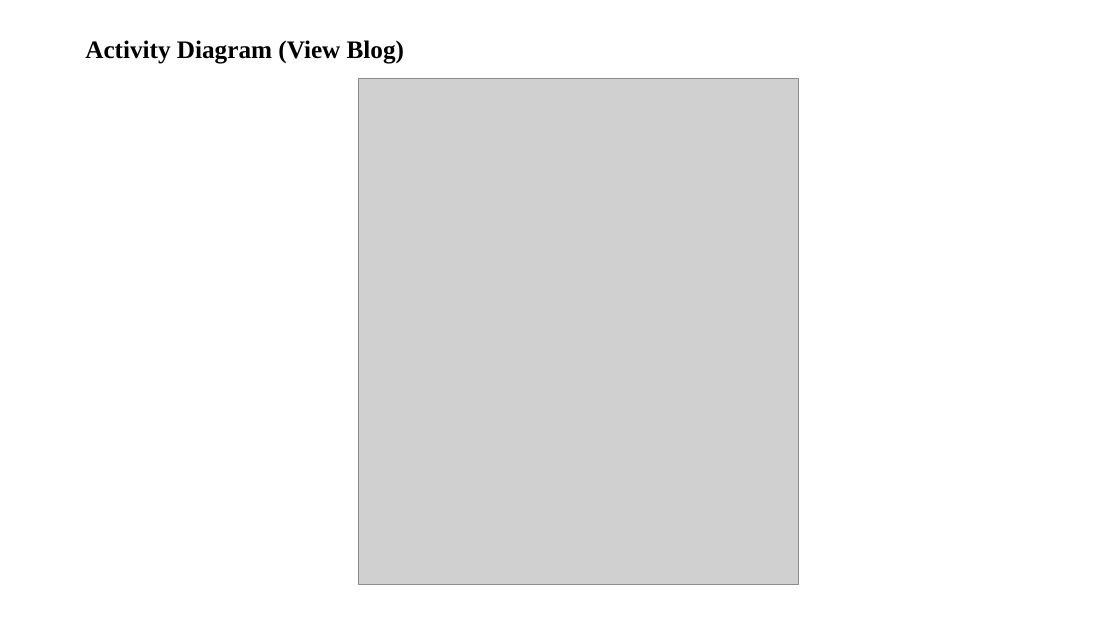
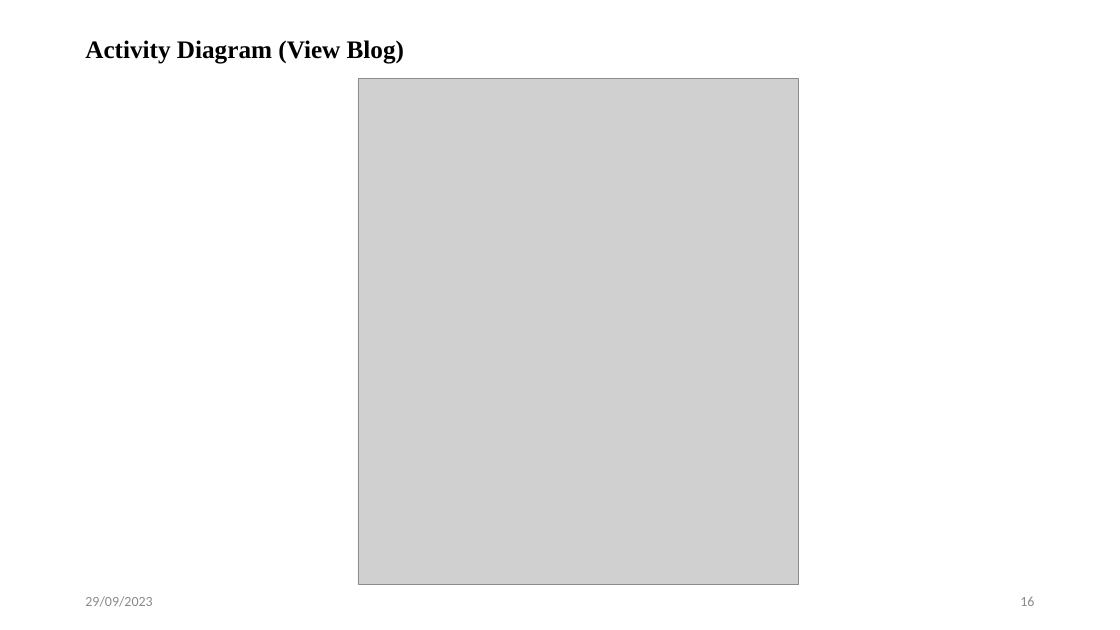
Before and after one commit to iprosenjitp/Tech-School, a slide deck: slide 16 of Materials/Mid Defense.pptx (slide 10 before the commit). Drawn at 1120x630 pixels with LibreOffice and Linux fonts; fonts in the diff are those of the drawing; grey boxes stand for pictures. Boxes give left, top, right and bottom in pixels: in the first picture for what was removed or moved away, otherwise in the second. Text is boxed around its words. In the diff, an @@ line names an element or a change of style, - is before the commit and + after.

Commit message:
Slide update

```diff
--- a/Materials/Mid Defense.pptx
+++ b/Materials/Mid Defense.pptx
@@ text added at bbox=[85, 596, 152, 607], 12 pt, text #8C8C8C @@
+29/09/2023
@@ page number added at bbox=[1020, 597, 1034, 606], 12 pt, text #8C8C8C @@
+16
```
Also in this commit, not shown: 27 other slides changed, 6 slides added.
